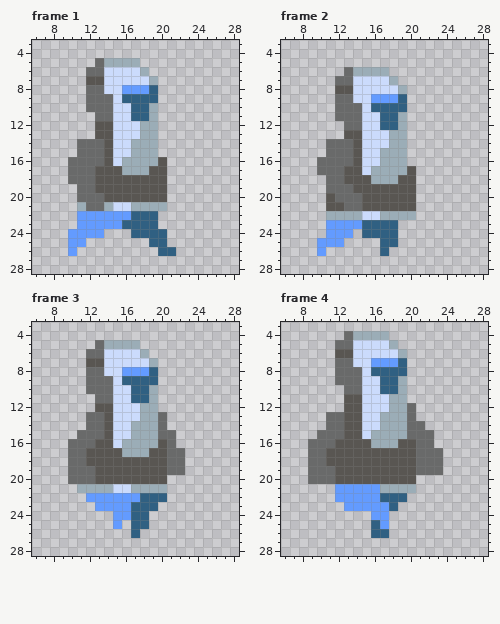
Pixel-art file, stored at Assets/images/characters/Welder.aseprite. The picture above was drawn from the file before the commit.
32x32 pixels, 8 frames. Shown: frame 1: x 6..28, y 3..28; frame 2: x 6..28, y 3..28; frame 3: x 6..28, y 3..28; frame 4: x 6..28, y 3..28. The commit also changed other frames, which this record leaves out.
New version:
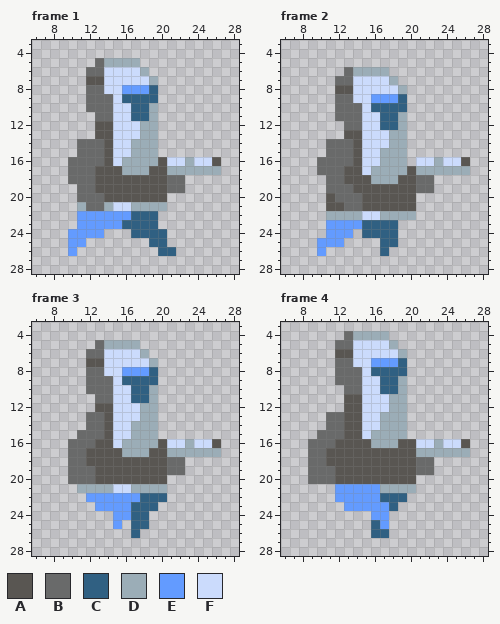
Palette (. is transparent): A #595652  B #696a6a  C #306082  D #9badb7  E #639bff  F #cbdbfc
From old to new:
Changed rows in their new state; - is an unchanged pixel.
Frame 1, layer "Arms":
first column x 21:
16 FFDFFA
17 DDDDDD
18 BB----
19 BB----
Frame 2, layer "Arms": the same change as frame 1
Frame 3, layer "Arms":
first column x 20:
13 .------
14 .------
15 ..-----
16 -FFDFFA
17 -DDDDDD
Frame 4, layer "Arms":
first column x 20:
12 .------
13 .------
14 ..-----
15 ...----
16 -FFDFFA
17 -DDDDDD
18 ---.---
19 ---.---
Changed places in both pictures, as pixel boxes (x1, y1, x2, y2):
added: (167, 157, 221, 193)
added: (416, 157, 470, 193)
changed: (158, 412, 221, 457)
changed: (407, 403, 470, 475)
